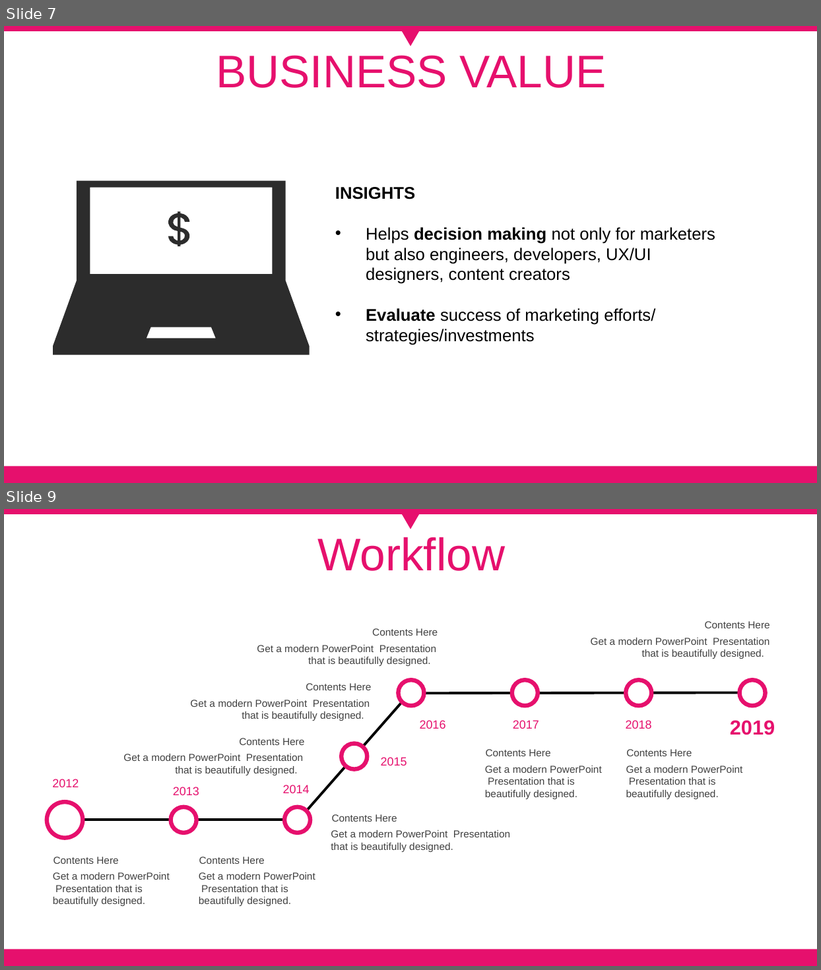
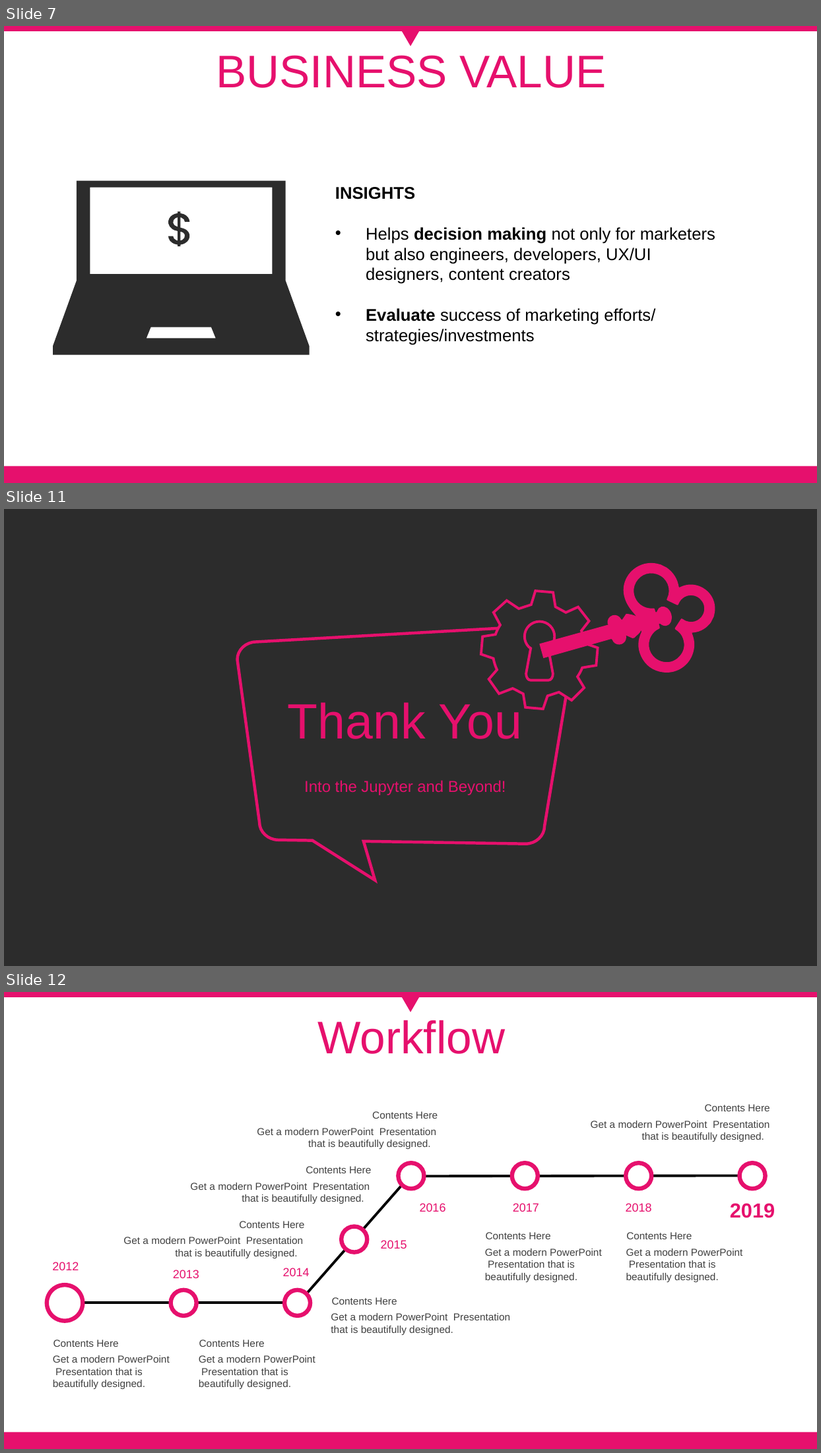
Before and after one commit to gtanubrata/Predicting-Buying-Session, a slide deck: Pitch.pptx. Shown one above the other, each under a label of ours: slides 7 and 9 before the commit, slides 7, 11 and 12 after it; the slides between them are not shown. The pictures are 821x970 and 821x1453 pixels, drawn with LibreOffice and Linux fonts; fonts in the diff are those of the drawing; background and template pictures are left out. Boxes give left, top, right and bottom in pixels: in the first picture for what was removed or moved away, otherwise in the second. Text is boxed around its words. In the diff, an @@ line names an element or a change of style, - is before the commit and + after.

```diff
--- a/Pitch.pptx
+++ b/Pitch.pptx
@@ slide 11 added at bbox=[4, 509, 817, 966], background #2C2C2C @@
@@ freeform shape added at bbox=[535, 532, 724, 719], fill #E6106D @@
@@ freeform shape added at bbox=[472, 582, 607, 718], fill #2C2C2C, outline #E6106D 3 pt @@
@@ freeform shape added at bbox=[238, 625, 575, 881], outline #E6106D 3.5 pt @@
@@ freeform shape added at bbox=[525, 622, 555, 681], outline #E6106D 3 pt @@
@@ text added at bbox=[288, 702, 522, 739], 58.7 pt, text #E6106D @@
+Thank You
@@ text added at bbox=[304, 780, 506, 795], 18.7 pt, text #E6106D @@
+Into the Jupyter and Beyond!
@@ what was slide 9 is now slide 12 @@
```
Also in this commit, not shown: 1 slide changed, 2 other slides added, 2 slides removed, 1 other file.
